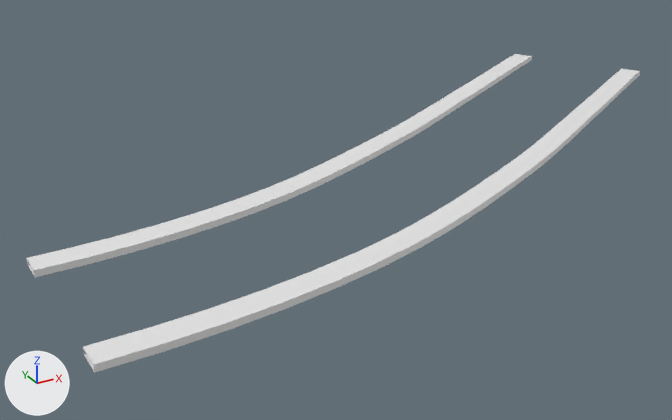
The FBX model Tools/UnrealMapExporter/ExportedMeshes/SM_SideWalk_01.fbx: old version first, new version second.
Both versions are drawn from a 50 mm camera at (-63.7, -94.0, 41.0) aimed at (-10.8, 2.2, -7.1). Arrows for +X, +Y and +Z are at lower left; the lights stay in place. The older version comes first. Where no turn or scale is listed for an object, it has been applied to the vertices.

In view in the first picture: 'SM_SideWalk_01'.
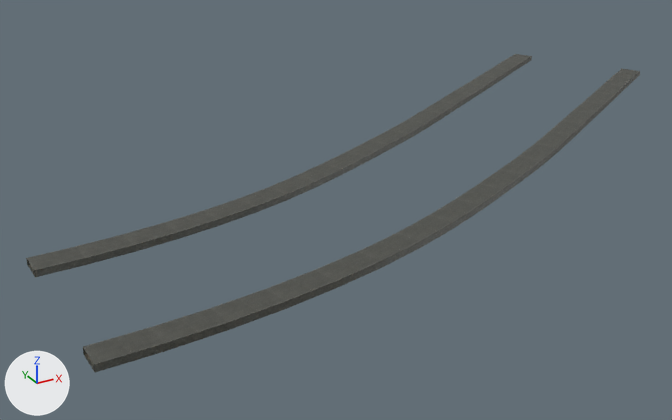
Pixel boxes [x1, y1, x2, y2] of what changed, in the pictures (672 x 420 px):
'SM_SideWalk_01', surface changed
    both: [26, 54, 640, 372]

Edits to the bpy script that builds the scene:
```text
Add img_mi_sidewalk_basecolor_0_png:
    img_mi_sidewalk_basecolor_0_png = load_image('MI_SideWalk_BaseColor_0.png', 'MI_SideWalk_BaseColor_0.png', 2048, 2048, 'sRGB')
Change mat_mi_sidewalk:
    remove mat_mi_sidewalk.base_color = (0.8, 0.8, 0.8)  # white #e7e7e7
    add mat_mi_sidewalk.texture = img_mi_sidewalk_basecolor_0_png  # with its transparency
```
